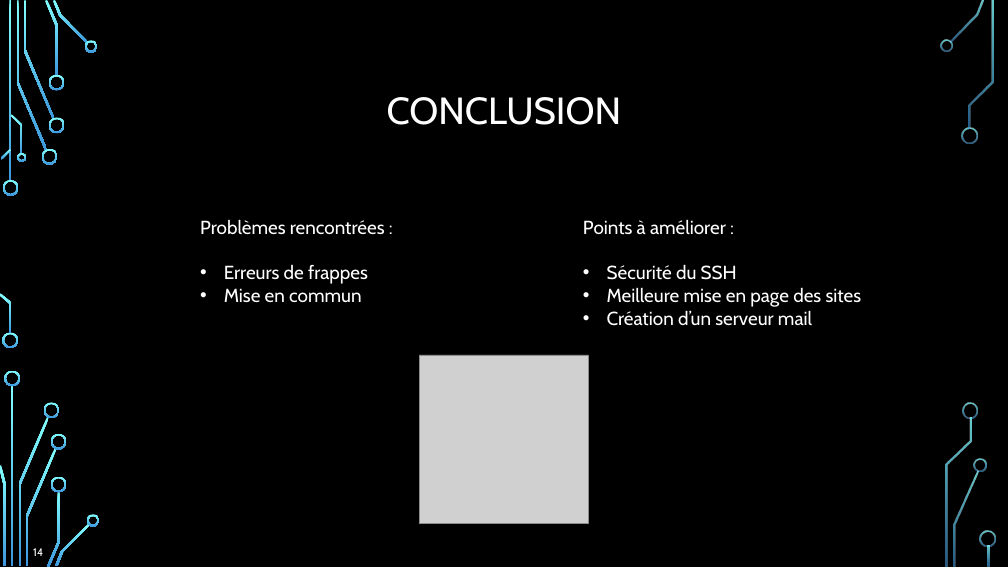
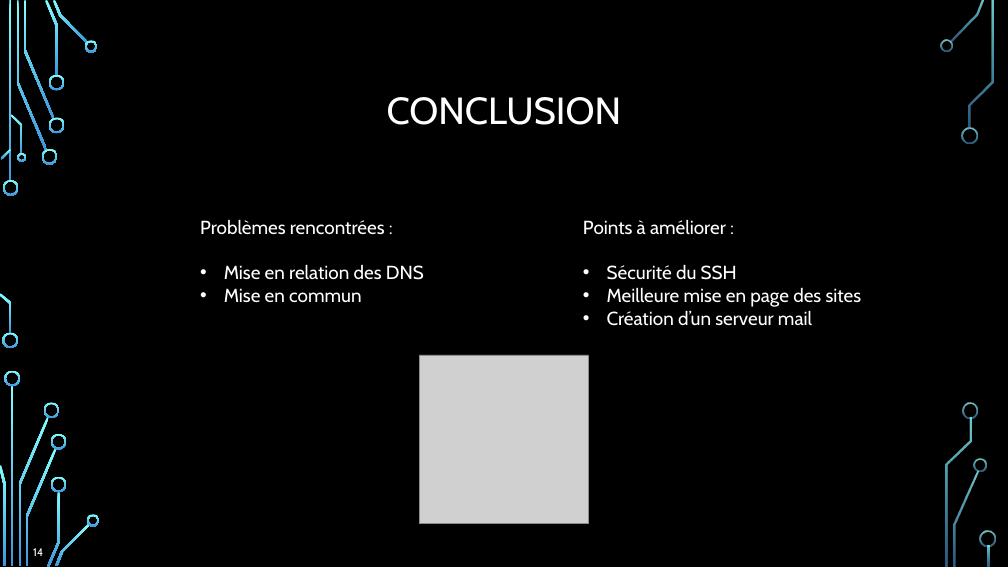
Before and after one commit to CharlesQ1/Projet_3, a slide deck: slide 14 of Soutenance/Diaporama.pptx. Drawn at 1008x567 pixels with LibreOffice and Linux fonts; fonts in the diff are those of the drawing; grey boxes stand for pictures; background and template pictures are left out. Boxes give left, top, right and bottom in pixels: in the first picture for what was removed or moved away, otherwise in the second. Text is boxed around its words. In the diff, an @@ line names an element or a change of style, - is before the commit and + after.

```diff
--- a/Soutenance/Diaporama.pptx
+++ b/Soutenance/Diaporama.pptx
@@ text at (x1=224, y1=264, x2=424, y2=280): text changed @@
-• Erreurs de frappes
+• Mise en relation des DNS
```
